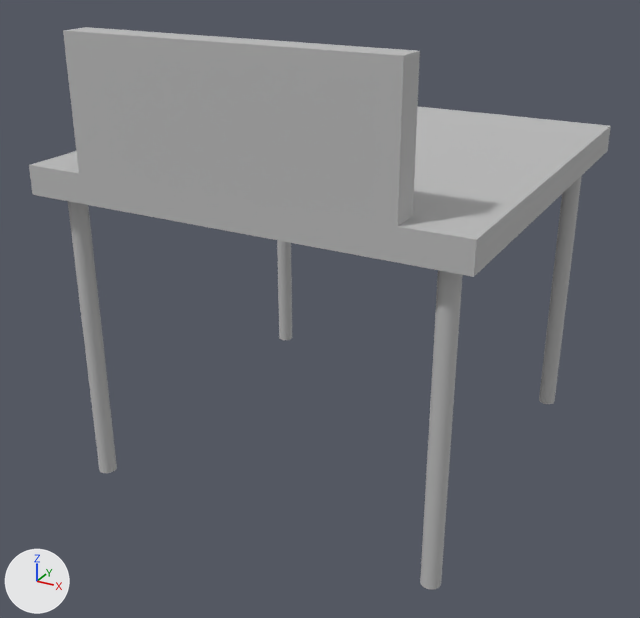
Renders of the OBJ model models/Stall.obj from each side of a commit.
One viewpoint serves both versions: a 50 mm camera at (4.32, -8.41, 5.8) aimed at (-0.1, -0.38, 1.79). Every picture has the same lights, and +X, +Y and +Z are marked at lower left. Where no turn or scale is listed for an object, it has been applied to the vertices.

Script lines for the objects in view, before the commit:
```python
mat_initialshadinggroup = principled_material('initialShadingGroup')
mat_initialshadinggroup.base_color = (0.5, 0.5, 0.5)  # grey #bcbcbc
mat_initialshadinggroup.roughness = 1.0
me_stall = bpy.data.meshes.new('Stall')
me_stall.from_pydata(...)  # a box spanning x -2.3..2.3, y -2.3..2.3, z 3.3..3.6; a 20-sided cylinder along z spanning x 1.9..2.1, y 1.9..2.1, z 0.0..3.3; a box spanning x -1.65..1.65, y -2.3..-2.0, z 3.6..4.9; a 20-sided cylinder along z spanning x 1.9..2.1, y -2.1..-1.9, z 0.0..3.3; a 20-sided cylinder along z spanning x -2.1..-1.9, y 1.9..2.1, z 0.0..3.3; a 20-sided cylinder along z spanning x -2.1..-1.9, y -2.1..-1.9, z 0.0..3.3
me_stall.materials.append(mat_initialshadinggroup)  # grey #bcbcbc
ob_stall = bpy.data.objects.new('Stall', me_stall)
ob_stall.location = (0.0, 0.0, 0.0)
```
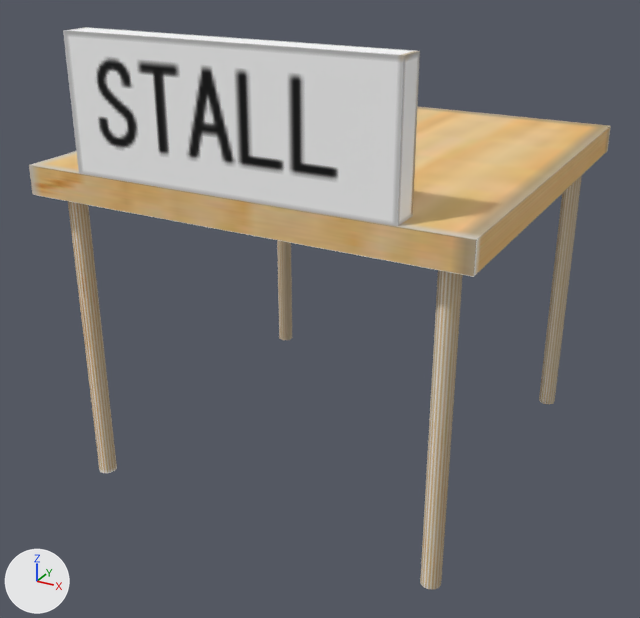
The change in detail:
Picture 'stallOutUV.tga' (img_stalloutuv_tga) is new.
In material 'initialShadingGroup' (mat_initialshadinggroup), base_color is no longer (0.5, 0.5, 0.5), grey #bcbcbc.
In material 'initialShadingGroup' (mat_initialshadinggroup), texture is now set to img_stalloutuv_tga.
me_stall has 184 vertices, 252 faces and spans x -2.3..2.3, y -2.3..2.3, z 0.0..4.9.
me_stall is used by ob_stall; location (0.0, 0.0, 0.0).
me_stall part 1: 252 kept faces spanning x -2.3..2.3, y -2.3..2.3, z 0.0..4.9 get new texture (UV) coordinates.

Where the change shows, as pixel boxes (x1, y1, x2, y2) in the pictures (640 x 618 px):
'Stall', surface changed: (29, 27, 611, 590) in both
